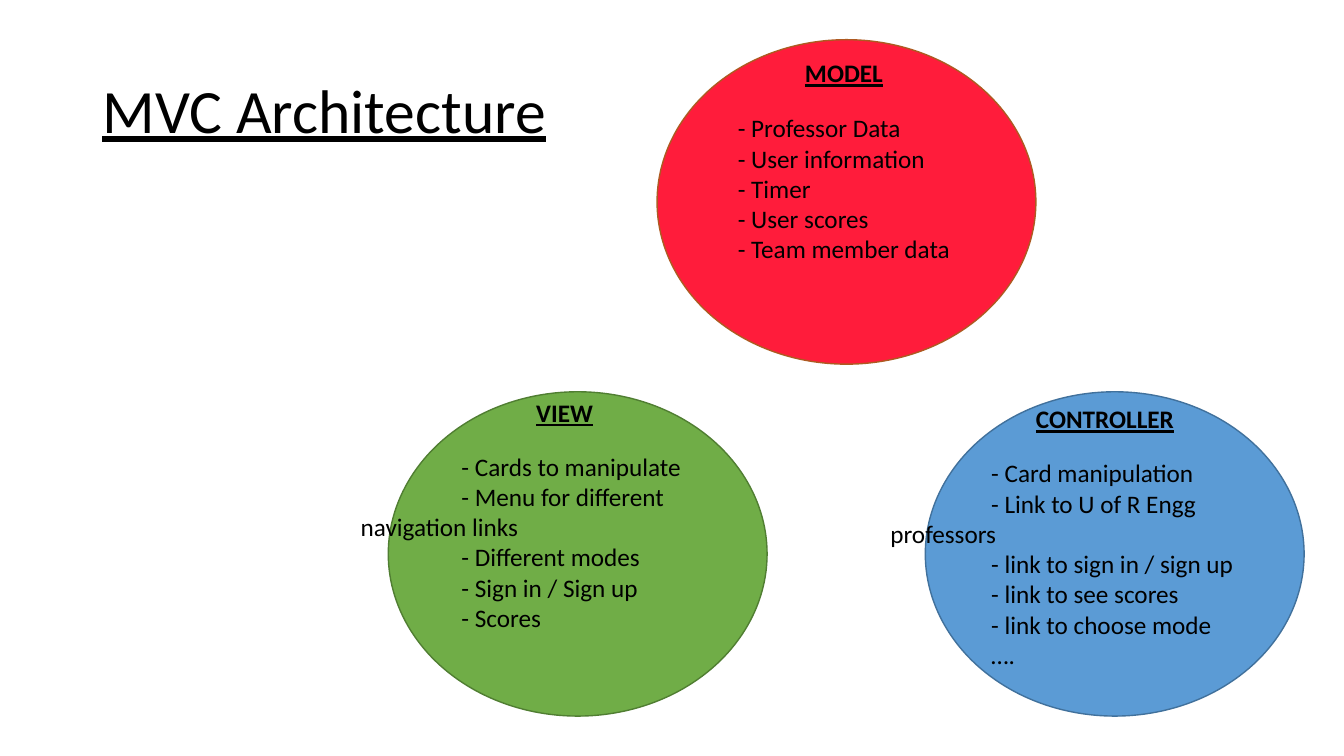
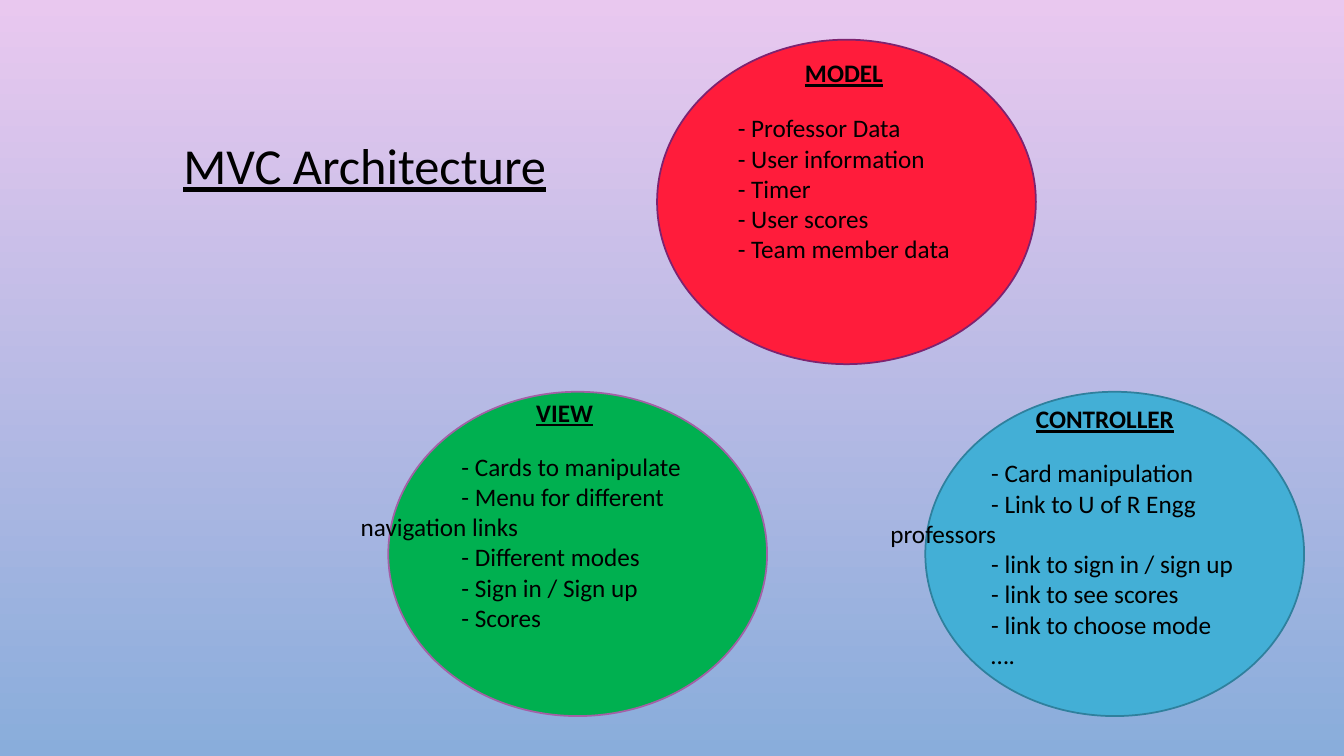
Before and after one commit to Jacobchapman99/ENSE-374-Group07-Project, a slide deck: slide 4 of Milestone 2/Milestone 2.ppt. Drawn at 1344x756 pixels with LibreOffice and Linux fonts; fonts in the diff are those of the drawing; background and template pictures are left out. Boxes give left, top, right and bottom in pixels: in the first picture for what was removed or moved away, otherwise in the second. Text is boxed around its words. In the diff, an @@ line names an element or a change of style, - is before the commit and + after.

```diff
--- a/Milestone 2/Milestone 2.ppt
+++ b/Milestone 2/Milestone 2.ppt
@@ background #FFFFFF to picture (left out) @@
@@ ellipse at [657, 39, 1036, 364]: outline #AE5A21 0.99 pt to #7D2370 1.25 pt @@
@@ title "MVC Architecture": place and size @@
-title "MVC Architecture" at [102, 90, 545, 142]
+title "MVC Architecture" at [183, 149, 546, 192]
@@ title "MVC Architecture" at [183, 149, 546, 192]: size 44 to 36 pt; alignment left to centre @@
@@ ellipse at [388, 392, 767, 716]: fill #70AD47 to #00B050; outline #507E32 0.99 pt to #A360A5 1.25 pt @@
@@ ellipse at [925, 392, 1304, 716]: fill #5B9BD5 to #43AFD6; outline #41719C 0.99 pt to #2F809D 1.25 pt @@
```
Also in this commit, not shown: 16 other slides changed.
